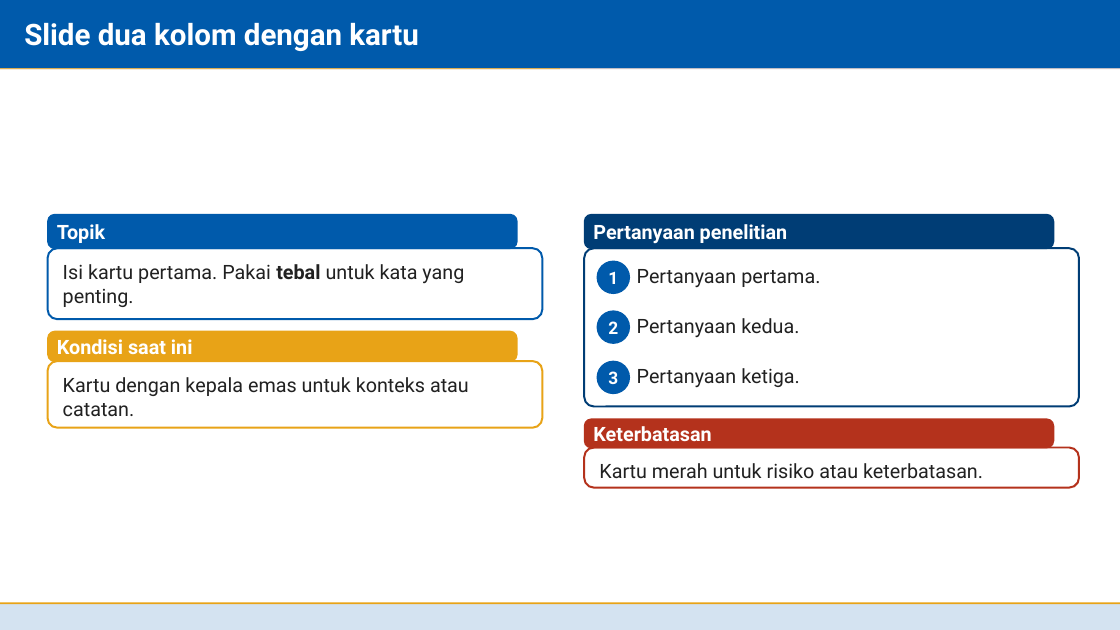
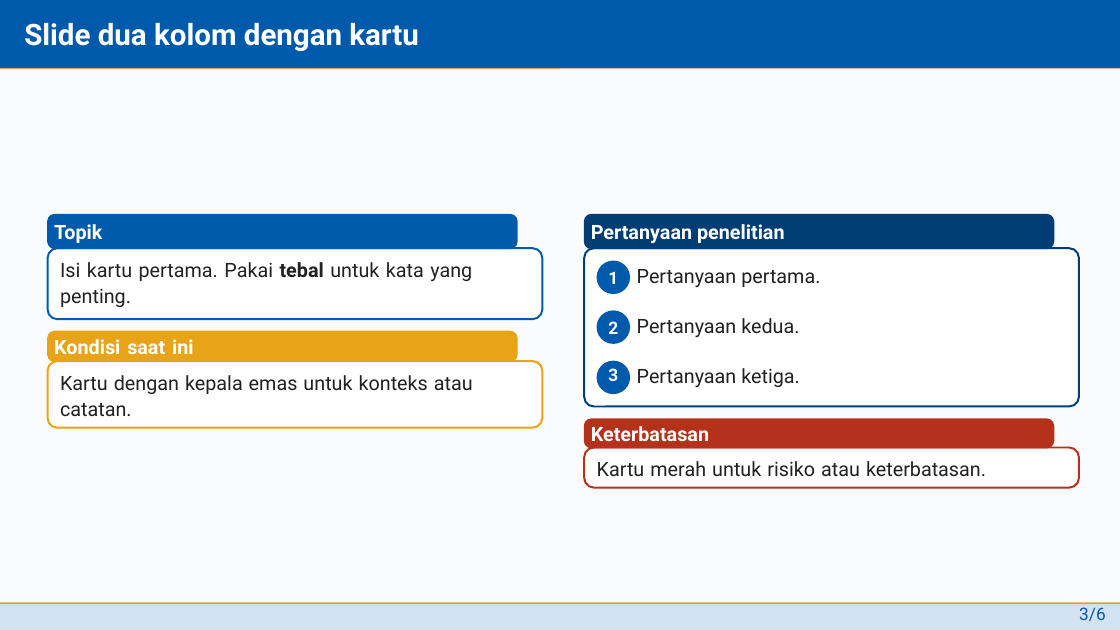
Before and after one commit to situkangsayur/deck-templates, a slide deck: slide 5 of itb-stei/libreoffice/contoh-itb.odp. Drawn at 1120x630 pixels with LibreOffice and Linux fonts; fonts in the diff are those of the drawing; background and template pictures are left out. Boxes give left, top, right and bottom in pixels: in the first picture for what was removed or moved away, otherwise in the second. Text is boxed around its words. In the diff, an @@ line names an element or a change of style, - is before the commit and + after.

```diff
--- a/itb-stei/libreoffice/contoh-itb.odp
+++ b/itb-stei/libreoffice/contoh-itb.odp
@@ background #FFFFFF to #FAFBFD @@
@@ line spacing 1 to 17pt in 3 elements at (48,249,543,319), (48,361,543,427), (585,448,1080,488) @@
@@ text added at (1079,607,1106,621), 11.1 pt, text #005AAB @@
+3/6
```
Also in this commit, not shown: 9 other slides changed, 5 other files.
